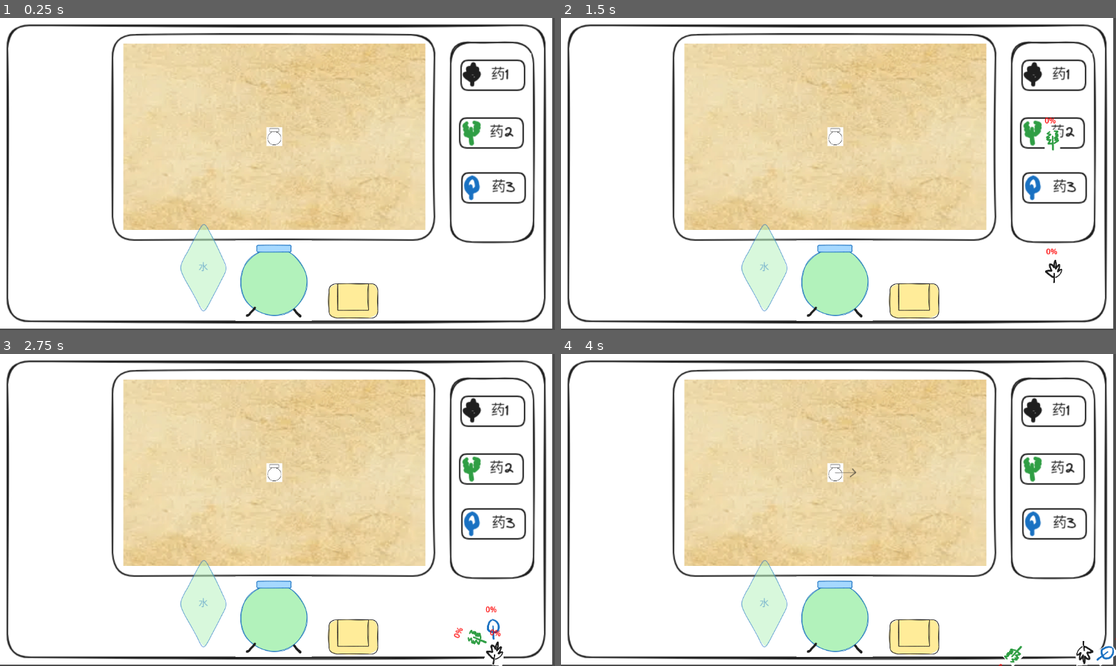
Above: before the commit, frames 1-4 (two rows, left to right).
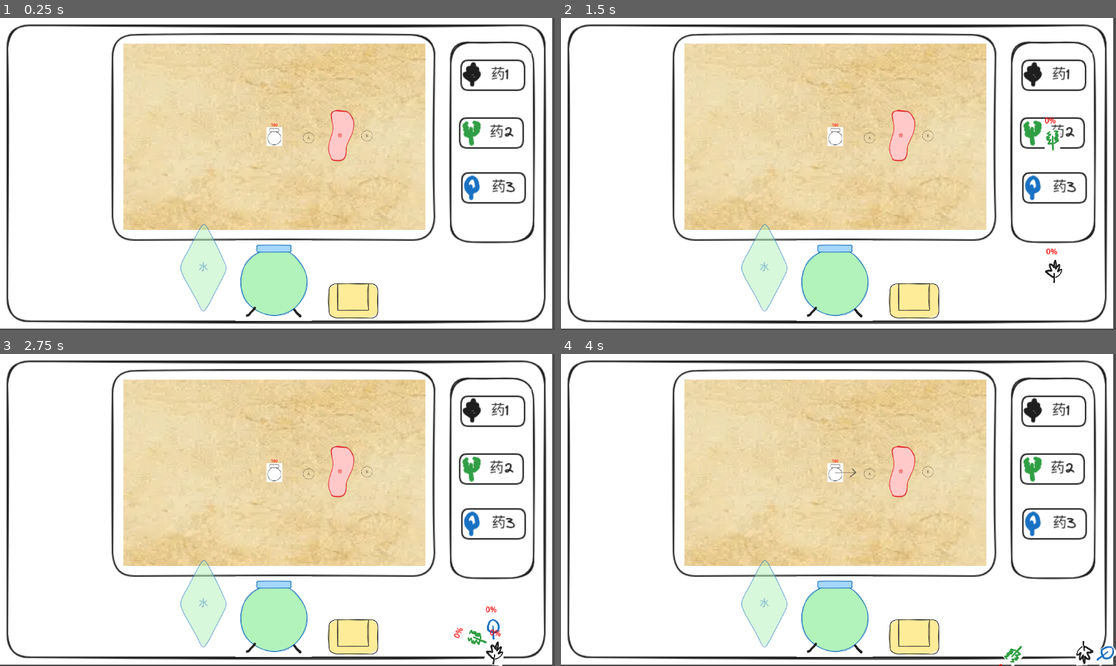
Above: after the commit, the same moments.

Repository: NoobEric0746/Potion-Bingyan
Game: Godot game, scene res://sprites/main.tscn
Same seed, same stepped clock (60 frames per second), same inputs: the game is played once before the commit and once after it.
Inputs (mouse positions are in pixels of both pictures, inside the frame that each line leads up to):
- Up to frame 1 (0.25 s): no input
- Up to frame 2 (1.5 s): click (1054, 74) at 0.5 s; click (1054, 133) at 1.25 s
- Up to frame 3 (2.75 s): click (493, 522) at 2 s
- Up to frame 4 (4 s): click (832, 616) at 2.75 s; click (766, 603) at 3.5 s

The runs differ from the first frame. In frame 1, 0.6% of the frame differs, in the area x 48-68%, y 29-47%; in frame 2, 0.6%; in frame 3, 0.6%; in frame 4, 0.6%.

Commit message:
加入药水种类与等级的获取判定

Diff:
--- /dev/null
+++ b/aim_potion.gd
@@ -0,0 +1,6 @@
+extends Node2D
+
+@export var potion_type:String
+
+func _ready():
+	get_node("Label").text = potion_type
--- a/scripts/GlobalGameManager.gd
+++ b/scripts/GlobalGameManager.gd
@@ -7,6 +7,9 @@
 var potion_watering = false
 var show_arrow = false
 var smashing = false
+var drying = false
+var new_type = "None"
+var new_level = 0
 @export var base_len = 150
 
 signal queue_changed
--- a/scripts/pot.gd
+++ b/scripts/pot.gd
@@ -12,7 +12,8 @@
 
 
 func _on_button_down() -> void:
-	GlobalGameManager.set_moving(true)
+	if not GlobalGameManager.ingredient_queue.is_empty():
+		GlobalGameManager.set_moving(true)
 
 
 func _on_button_up() -> void:
--- a/scripts/potion.gd
+++ b/scripts/potion.gd
@@ -1,6 +1,10 @@
 extends Area2D
 
 var start_pos = Vector2.ZERO
+var water = 100
+@export var dis1:int
+@export var dis2:int
+@export var dis3:int
 
 func _ready():
 	set_process(true)
@@ -8,14 +12,50 @@
 
 
 func _process(delta: float) -> void:
+	get_new_potion();
+	get_node("Label").text=str(water)
+
 	if GlobalGameManager.ismoving():
 		#print(GlobalGameManager.get_now_ingredient())
 		position += GlobalGameManager.get_direction_by_ingredient(GlobalGameManager.get_now_ingredient())
 		GlobalGameManager.use_ingredient();
+
+		if GlobalGameManager.drying:
+			water -= 1
+			if water<=0:
+				print("failed")
+		else:
+			water=100
 	if GlobalGameManager.potion_watering:
-		print("water")
 		var direction = start_pos - global_position
 		if direction.length() < 2.0:
 			return
 		var movement = direction.normalized()
 		global_position += movement
+
+func get_new_potion():
+	var potions = get_parent().get_tree().get_nodes_in_group("aim_potion")
+	var flag=false
+	for p in potions:
+		var distance = (p.global_position - global_position).length()
+		if distance<=dis3:
+			GlobalGameManager.new_type = p.potion_type
+			GlobalGameManager.new_level = 3
+			flag=true
+		elif distance<=dis2:
+			GlobalGameManager.new_type = p.potion_type
+			GlobalGameManager.new_level = 2
+			flag=true
+		elif distance<=dis1:
+			GlobalGameManager.new_type = p.potion_type
+			GlobalGameManager.new_level = 1
+			flag=true
+	if flag==false:
+		GlobalGameManager.new_type = str("None")
+		GlobalGameManager.new_level = 0
+	var label = get_node("Label2")
+	if GlobalGameManager.new_level==0:
+		label.hide()
+	else:
+		label.show()
+	label.text = GlobalGameManager.new_type+str(GlobalGameManager.new_level)
--- /dev/null
+++ b/sprites/aim_potion.tscn
@@ -0,0 +1,19 @@
+[gd_scene load_steps=3 format=3 uid="uid://cvwvwgs2tthm1"]
+
+[ext_resource type="Script" uid="uid://b47ouk2ncuct1" path="res://aim_potion.gd" id="1_w51by"]
+[ext_resource type="Texture2D" uid="uid://0bydmd535nd2" path="res://art/center.png" id="2_h8jed"]
+
+[node name="AimPotion" type="Node2D" groups=["aim_potion"]]
+script = ExtResource("1_w51by")
+
+[node name="Sprite2D" type="Sprite2D" parent="."]
+texture = ExtResource("2_h8jed")
+
+[node name="Label" type="Label" parent="."]
+offset_left = -19.0
+offset_top = -12.0
+offset_right = 21.0
+offset_bottom = 11.0
+theme_override_colors/font_color = Color(0, 0, 0, 0.4392157)
+text = "A"
+horizontal_alignment = 1
--- /dev/null
+++ b/sprites/bone_area.gd
@@ -0,0 +1,11 @@
+extends Node2D
+
+
+func _on_area_2d_area_entered(area: Area2D) -> void:
+	if area.is_in_group("potion"):
+		GlobalGameManager.drying = true
+
+
+func _on_area_2d_area_exited(area: Area2D) -> void:
+	if area.is_in_group("potion"):
+		GlobalGameManager.drying = false
--- /dev/null
+++ b/sprites/bone_area.tscn
@@ -0,0 +1,19 @@
+[gd_scene load_steps=3 format=3 uid="uid://cbv6aklwgj262"]
+
+[ext_resource type="Texture2D" uid="uid://bswtj2sixkfta" path="res://art/bone.png" id="1_0fukq"]
+[ext_resource type="Script" uid="uid://bmuxvjj3ucm0s" path="res://sprites/bone_area.gd" id="1_174ti"]
+
+[node name="BoneArea" type="Node2D"]
+script = ExtResource("1_174ti")
+
+[node name="Sprite2D" type="Sprite2D" parent="."]
+texture = ExtResource("1_0fukq")
+
+[node name="Area2D" type="Area2D" parent="."]
+
+[node name="CollisionPolygon2D" type="CollisionPolygon2D" parent="Area2D"]
+visible = false
+polygon = PackedVector2Array(-42, -88, -32, -32, -50, 56, -35, 99, 11, 99, 21, 46, 53, -27, 49, -70, 22, -100, -21, -104)
+
+[connection signal="area_entered" from="Area2D" to="." method="_on_area_2d_area_entered"]
+[connection signal="area_exited" from="Area2D" to="." method="_on_area_2d_area_exited"]
--- a/sprites/potion.tscn
+++ b/sprites/potion.tscn
@@ -6,7 +6,7 @@
 radius = 25.019993
 
 [node name="Potion" type="Area2D" groups=["potion"]]
-position = Vector2(597, 258)
+position = Vector2(613, 264)
 metadata/_edit_group_ = true
 
 [node name="Sprite2D" type="Sprite2D" parent="."]
@@ -16,3 +16,19 @@
 [node name="CollisionShape2D" type="CollisionShape2D" parent="."]
 position = Vector2(0, 7)
 shape = SubResource("CircleShape2D_174ht")
+
+[node name="Label" type="Label" parent="."]
+offset_left = -14.0
+offset_top = -61.0
+offset_right = 26.0
+offset_bottom = -38.0
+theme_override_colors/font_color = Color(1, 0, 0, 1)
+text = "test"
+
+[node name="Label2" type="Label" parent="."]
+offset_left = -21.0
+offset_top = -5.0
+offset_right = 19.0
+offset_bottom = 18.0
+theme_override_colors/font_color = Color(0, 0, 0, 1)
+text = "A3"
--- a/sprites/potion_map.tscn
+++ b/sprites/potion_map.tscn
@@ -1,13 +1,15 @@
-[gd_scene load_steps=9 format=3 uid="uid://cvmmqbjf34oh3"]
+[gd_scene load_steps=11 format=3 uid="uid://cvmmqbjf34oh3"]
 
 [ext_resource type="Texture2D" uid="uid://o430qjgc2qlr" path="res://art/map.png" id="1_53hhi"]
 [ext_resource type="Script" uid="uid://dvk1x0jhfgqtm" path="res://sprites/potion_map.gd" id="1_j4lu0"]
 [ext_resource type="PackedScene" uid="uid://c4phys4gykhc4" path="res://sprites/dot.tscn" id="2_8ltbf"]
 [ext_resource type="PackedScene" uid="uid://bwnjxwn1xmd1u" path="res://sprites/potion.tscn" id="2_j4lu0"]
 [ext_resource type="Script" uid="uid://dp28pn5gkb3sv" path="res://scripts/potion.gd" id="3_8ltbf"]
+[ext_resource type="PackedScene" uid="uid://cvwvwgs2tthm1" path="res://sprites/aim_potion.tscn" id="6_gptey"]
 [ext_resource type="Texture2D" uid="uid://d53penhamngk" path="res://art/arrow.png" id="6_wmpke"]
 [ext_resource type="Script" uid="uid://dq7cp1hbnb20p" path="res://sprites/arrow.gd" id="7_l6pwf"]
 [ext_resource type="Texture2D" uid="uid://0bydmd535nd2" path="res://art/center.png" id="8_l6pwf"]
+[ext_resource type="PackedScene" uid="uid://cbv6aklwgj262" path="res://sprites/bone_area.tscn" id="9_l6dbk"]
 
 [node name="PotionMap" type="Node2D"]
 script = ExtResource("1_j4lu0")
@@ -25,9 +27,23 @@
 texture = ExtResource("8_l6pwf")
 offset = Vector2(-7.5, 9.55)
 
+[node name="BoneArea" parent="." instance=ExtResource("9_l6dbk")]
+position = Vector2(270, -2)
+
+[node name="AimPotion_A" parent="." groups=["aim_potion"] instance=ExtResource("6_gptey")]
+position = Vector2(135, 8)
+potion_type = "A"
+
+[node name="AimPotion_B" parent="." groups=["aim_potion"] instance=ExtResource("6_gptey")]
+position = Vector2(377, -1)
+potion_type = "B"
+
 [node name="Potion" parent="." instance=ExtResource("2_j4lu0")]
 position = Vector2(-7, 3)
 script = ExtResource("3_8ltbf")
+dis1 = 25
+dis2 = 15
+dis3 = 5
 
 [node name="Camera2D" type="Camera2D" parent="Potion"]
 
Not shown, added: aim_potion.gd.uid
Binary file added: art/bone.png
Not shown, added: art/bone.png.import
Binary file added: art/fire.png
Not shown, added: art/fire.png.import
Not shown, added: sprites/bone_area.gd.uid
